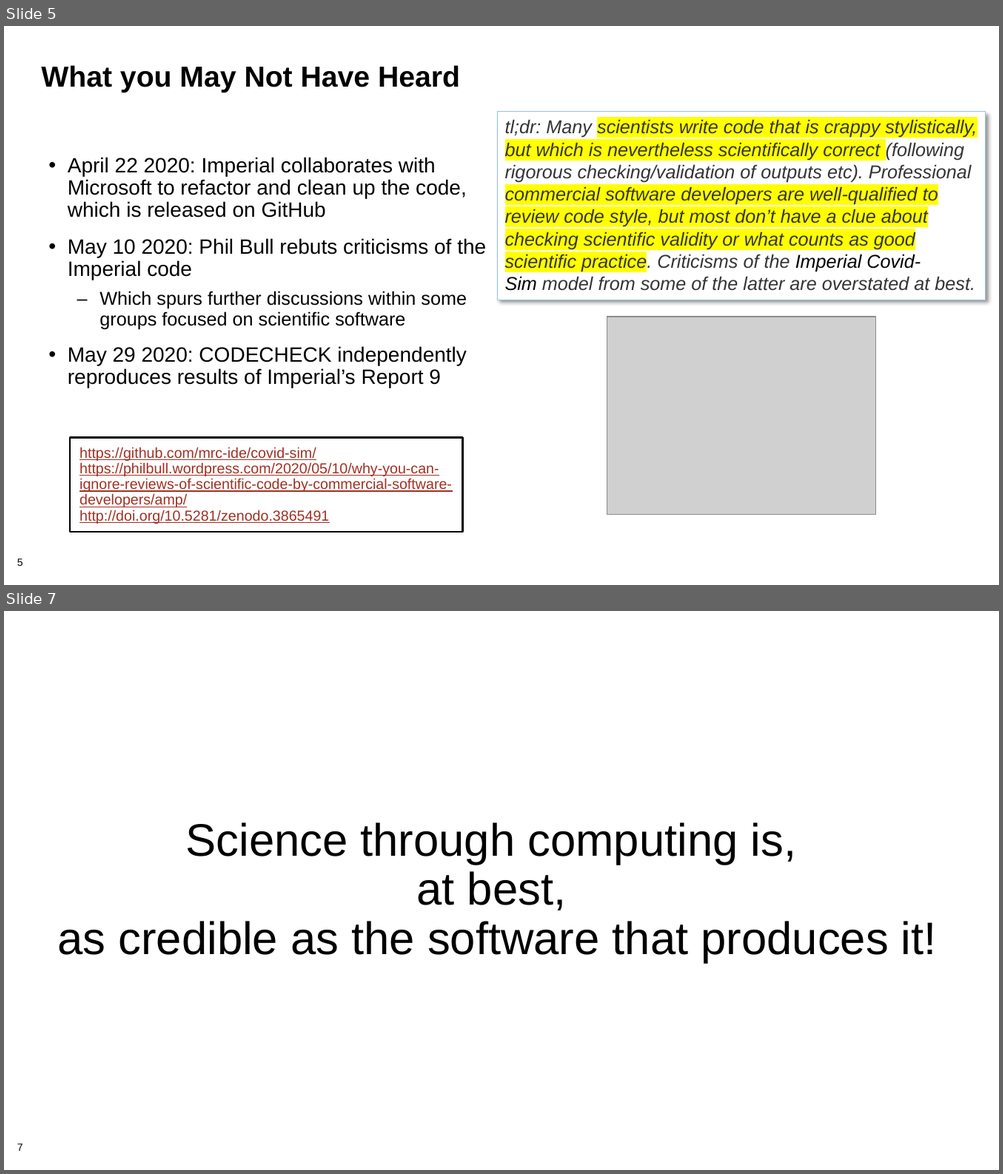
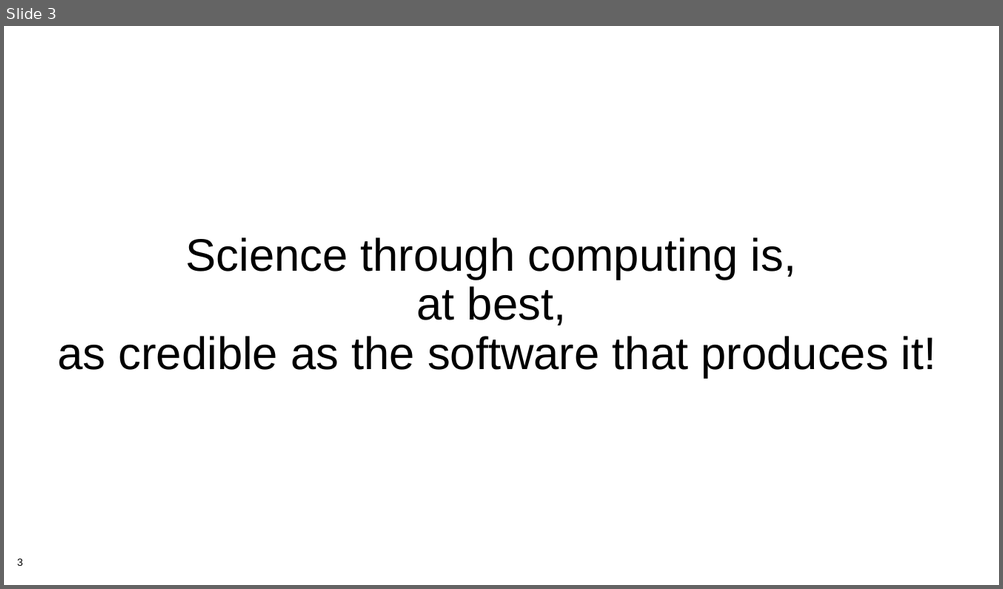
Before and after one commit to bssw-tutorial/presentations, a slide deck: summary.pptx. Shown one above the other, each under a label of ours: slides 5 and 7 before the commit, slide 3 after it; the slides between them are not shown. The pictures are 1003x1174 and 1003x589 pixels, drawn with LibreOffice and Linux fonts; fonts in the diff are those of the drawing; grey boxes stand for pictures; background and template pictures are left out. Boxes give left, top, right and bottom in pixels: in the first picture for what was removed or moved away, otherwise in the second. Text is boxed around its words. In the diff, an @@ line names an element or a change of style, - is before the commit and + after.

```diff
--- a/summary.pptx
+++ b/summary.pptx
@@ slide 5 removed at <box>4,26,999,585</box>, background #FFFFFF; not listed: 1 template element that a slide beside it also shows @@
@@ title removed at <box>41,65,460,93</box> @@
-What you May Not Have Heard
@@ rectangle removed at <box>497,112,984,300</box> @@
-tl;dr: Many scientists write code that is crappy stylistically, but which is nevertheless scientifically correct (following rigorous checking/validation of outputs etc). Professional commercial software developers are well-qualified to review code style, but most don’t have a clue about checking scientific validity or what counts as good scientific practice. Criticisms of the Imperial Covid-Sim model from some of the latter are overstated at best.
@@ text removed at <box>68,157,486,388</box> @@
-• April 22 2020: Imperial collaborates with Microsoft to refactor and clean up the code, which is released on GitHub
-• May 10 2020: Phil Bull rebuts criticisms of the Imperial code
-  – Which spurs further discussions within some groups focused on scientific software
-• May 29 2020: CODECHECK independently reproduces results of Imperial’s Report 9
@@ picture removed at <box>607,317,876,514</box> @@
@@ rectangle removed at <box>70,438,462,532</box> @@
-https://github.com/mrc-ide/covid-sim/
-https://philbull.wordpress.com/2020/05/10/why-you-can-ignore-reviews-of-scientific-code-by-commercial-software-developers/amp/
-http://doi.org/10.5281/zenodo.3865491
@@ what was slide 7 is now slide 3 @@
@@ page number at <box>17,559,23,566</box>: text changed @@
-7
+3
```
Also in this commit, not shown: 4 slides changed, 3 other slides removed.
